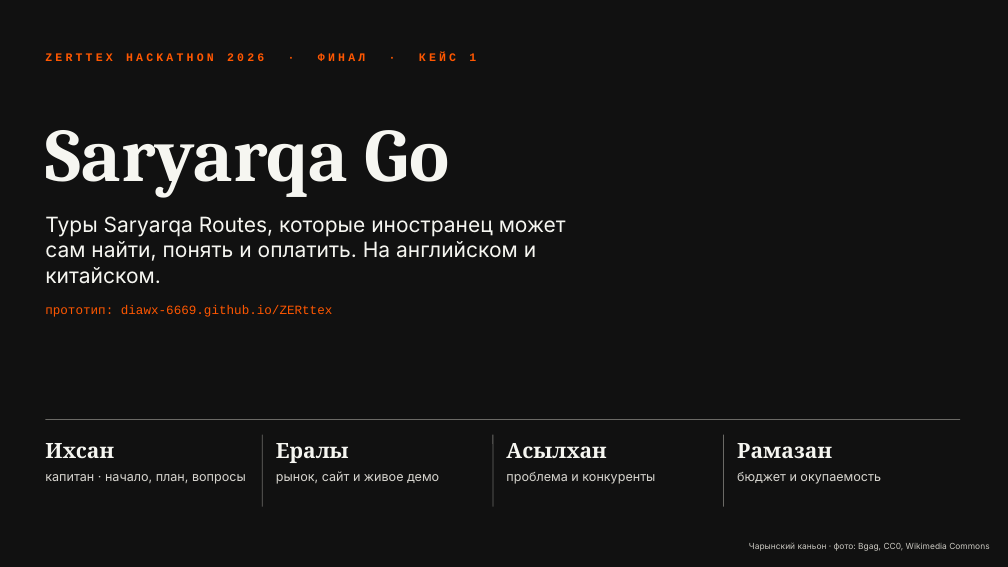
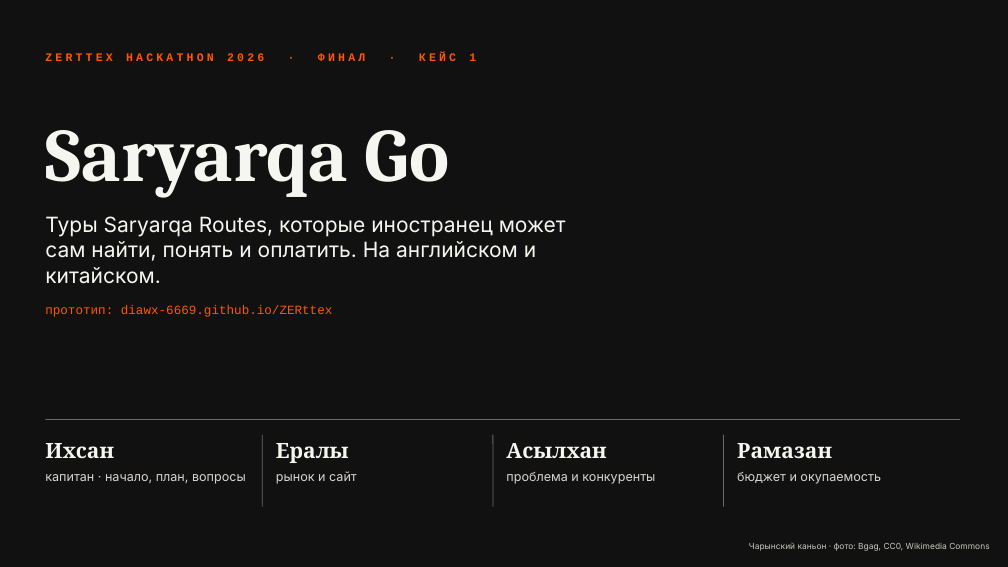
Before and after one commit to diawx-6669/ZERttex, a slide deck: slide 1 of submission/stage2/Saryarqa_Go_Final.pptx. Drawn at 1008x567 pixels with LibreOffice and Linux fonts; fonts in the diff are those of the drawing; background and template pictures are left out. Boxes give left, top, right and bottom in pixels: in the first picture for what was removed or moved away, otherwise in the second. Text is boxed around its words. In the diff, an @@ line names an element or a change of style, - is before the commit and + after.

```diff
--- a/submission/stage2/Saryarqa_Go_Final.pptx
+++ b/submission/stage2/Saryarqa_Go_Final.pptx
@@ text at (276, 471, 357, 484): text changed @@
-рынок, сайт и живое демо
+рынок и сайт
```
Also in this commit, not shown: 2 other slides changed, 1 slide removed, 3 other files.
